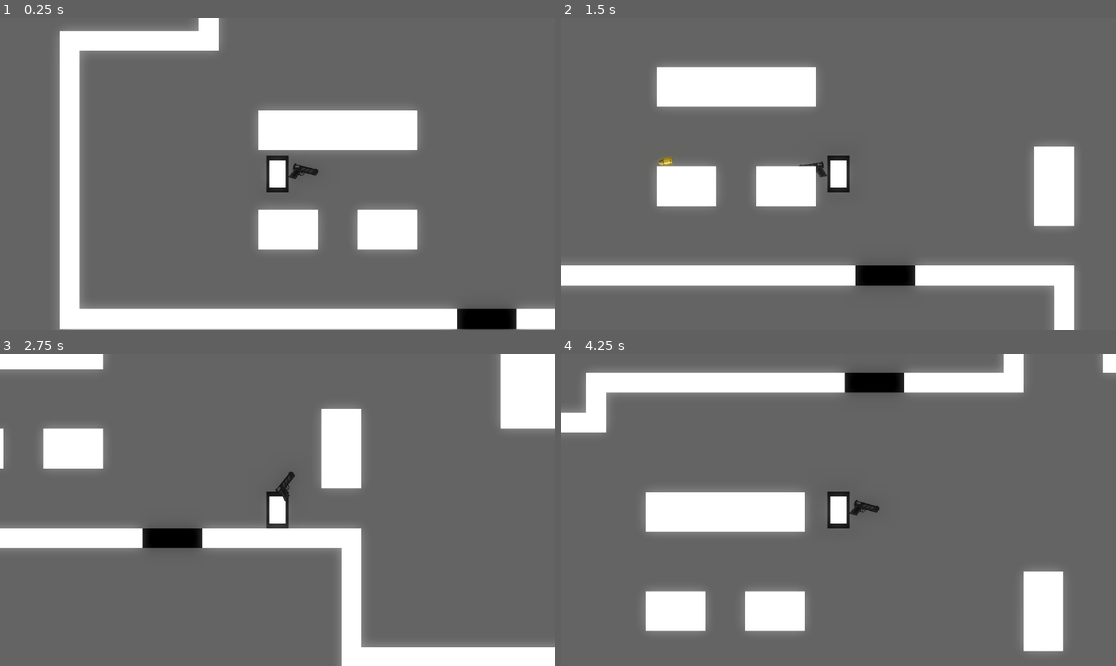
Above: before the commit, frames 1-4 (two rows, left to right).
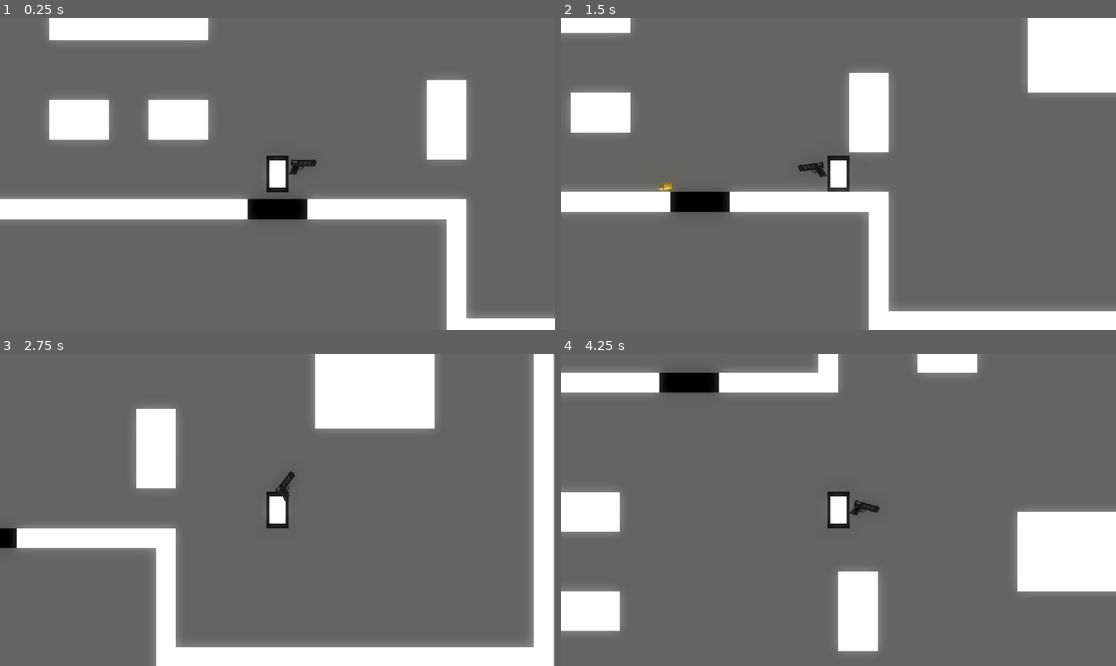
Above: after the commit, the same moments.

Repository: melvinproductions/Battle-of-the-frontiers-prototyp
Game: Godot game, scene res://main.tscn
Same seed, same stepped clock (60 frames per second), same inputs: the game is played once before the commit and once after it.
Inputs (mouse positions are in pixels of both pictures, inside the frame that each line leads up to):
- Up to frame 1 (0.25 s): no input
- Up to frame 2 (1.5 s): tap Enter at 0.5 s; move the mouse to (960, 158) at 0.52 s; hold D (right) 0.53-1.28 s; click (960, 158) at 0.6 s; move the mouse to (727, 189) at 1.27 s; hold S (down) from 1.28 s (still down); click (727, 189) at 1.35 s
- Up to frame 3 (2.75 s): move the mouse to (333, 441) at 2.02 s; release S (down) at 2.03 s; hold D (right) from 2.03 s (still down); tap E (interact) at 2.1 s; click (333, 441) at 2.3 s
- Up to frame 4 (4.25 s): move the mouse to (810, 572) at 2.77 s; release D (right) at 2.78 s; hold W (up) 2.78-3.53 s; click (810, 572) at 2.85 s; move the mouse to (1005, 556) at 3.52 s; hold A (left) from 3.53 s (still down); click (1005, 556) at 3.6 s

The runs differ from the first frame. In frame 1, 27% of the frame differs, in the area x 0-100%, y 0-100%; in frame 2, 29%; in frame 3, 22%; in frame 4, 22%.

Commit message:
YES!!!!!!

Diff:
--- a/main.tscn
+++ b/main.tscn
@@ -26,7 +26,7 @@
 [node name="Main" type="Node2D"]
 
 [node name="Player" parent="." instance=ExtResource("1_ig7tw")]
-position = Vector2(-2, 176)
+position = Vector2(577, 480)
 
 [node name="TileMap" type="TileMap" parent="."]
 tile_set = SubResource("TileSet_1bvp3")
--- a/rooms/room1.tscn
+++ b/rooms/room1.tscn
@@ -31,7 +31,7 @@
 layer_0/tile_data = PackedInt32Array(655361, 524292, 8, 655362, 524292, 8, 655363, 524292, 8, 655364, 524292, 8, 655365 …(8096 unchanged characters)…
 
 [node name="Player" parent="." instance=ExtResource("2_n2rm1")]
-position = Vector2(1, 183)
+position = Vector2(582, 479)
 
 [node name="door" parent="." instance=ExtResource("3_yv82f")]
 position = Vector2(-168, -306)
--- a/rooms/room2.tscn
+++ b/rooms/room2.tscn
@@ -31,7 +31,7 @@
 layer_0/tile_data = PackedInt32Array(655361, 524292, 8, 655362, 524292, 8, 655363, 524292, 8, 655364, 524292, 8, 655365 …(4061 unchanged characters)…
 
 [node name="Player" parent="." instance=ExtResource("3_8btvk")]
-position = Vector2(1, 183)
+position = Vector2(572, 483)
 
 [node name="door" parent="." instance=ExtResource("3_s0xni")]
 position = Vector2(962, -279)
--- a/rooms/room3.tscn
+++ b/rooms/room3.tscn
@@ -31,7 +31,7 @@
 layer_0/tile_data = PackedInt32Array(655364, 524292, 8, 655365, 524292, 8, 655366, 524292, 8, 655367, 524292, 8, 655371 …(9882 unchanged characters)…
 
 [node name="Player" parent="." instance=ExtResource("2_wne52")]
-position = Vector2(-53, 160)
+position = Vector2(527, 478)
 
 [node name="door" parent="." instance=ExtResource("3_ktb77")]
 position = Vector2(2114, -534)
--- a/scenes/roll_d20_cutscene.gd
+++ b/scenes/roll_d20_cutscene.gd
@@ -7,7 +7,7 @@
 @export var destionation_scene_tag : String #väljer vilken scene det ska vara
 
 func _physics_process(delta):
-	if Input.is_action_just_pressed("shoot"):
+	if Input.is_action_just_pressed("fire"):
 		animation.play("roll")
 
 
